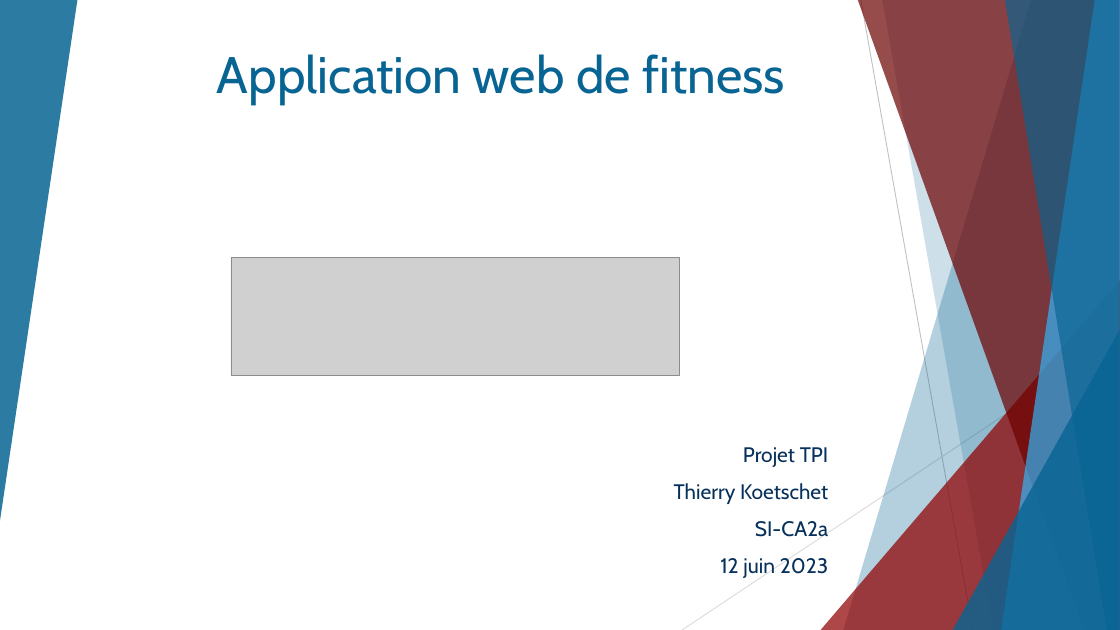
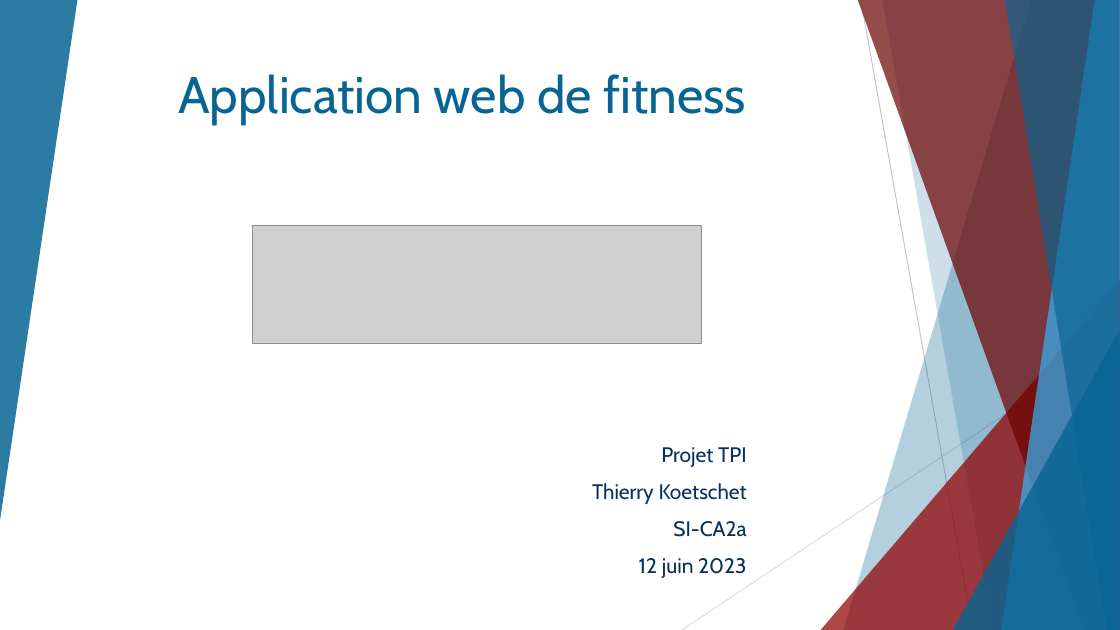
Before and after one commit to ThierryKoetschet/TPI_Thierry_Koetschet, a slide deck: slide 1 of Presentation TPI Thierry Koetschet.pptx. Drawn at 1120x630 pixels with LibreOffice and Linux fonts; fonts in the diff are those of the drawing; grey boxes stand for pictures. Boxes give left, top, right and bottom in pixels: in the first picture for what was removed or moved away, otherwise in the second. Text is boxed around its words. In the diff, an @@ line names an element or a change of style, - is before the commit and + after.

```diff
--- a/Presentation TPI Thierry Koetschet.pptx
+++ b/Presentation TPI Thierry Koetschet.pptx
@@ title "Application web de fitness": place and size @@
-title "Application web de fitness" at [217, 54, 785, 104]
+title "Application web de fitness" at [178, 74, 747, 124]
@@ picture: place and size @@
-picture at [231, 257, 680, 375]
+picture at [253, 225, 702, 343]
@@ subtitle "Projet TPI": place and size @@
-subtitle "Projet TPI" at [674, 447, 829, 578]
+subtitle "Projet TPI" at [592, 447, 747, 578]
```
Also in this commit, not shown: 7 other slides changed.
